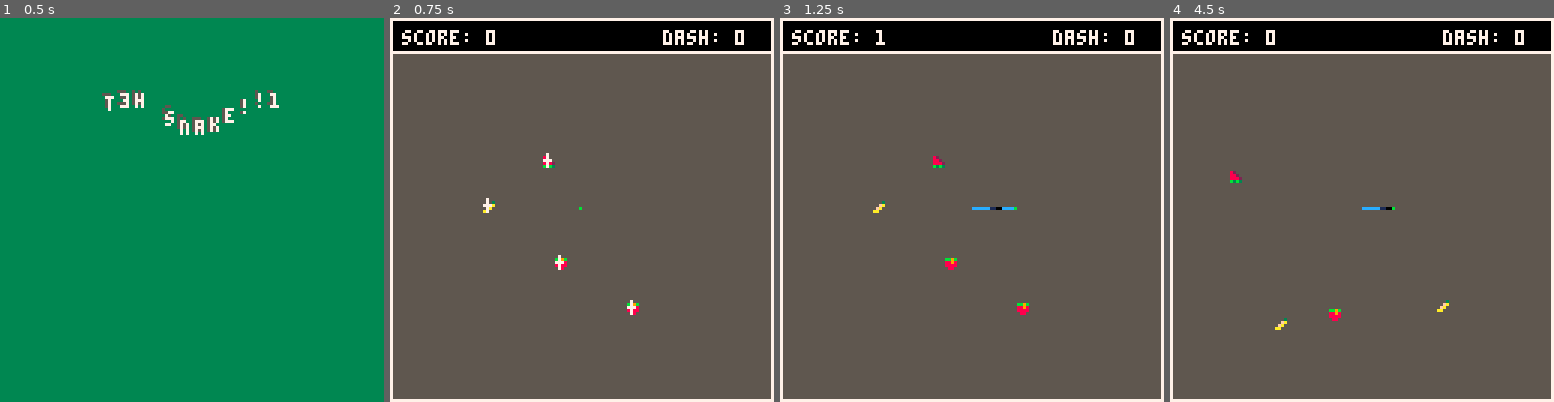
Above: before the commit, frames 1-4 (left to right).
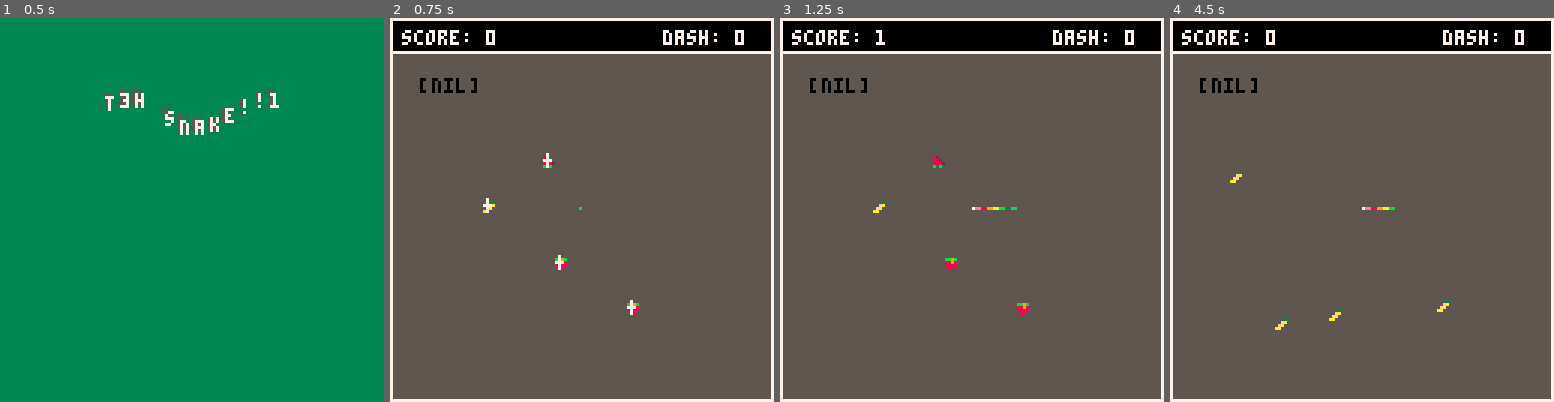
Above: after the commit, the same moments.

Repository: tmelot2/pico-8
Game: PICO-8 cartridge snake-dash/snake-dash-prototype.p8
Two runs of this game, one before a commit and one after it. Both use one fixed random seed, a clock stepped at 60 frames per second and the inputs below.
Inputs:
- Up to frame 1 (0.5 s): tap X (X key) at 0.33 s
- Up to frame 2 (0.75 s): tap O (Z key) at 0.7 s
- Up to frame 3 (1.25 s): tap X (X key) at 1.07 s
- Up to frame 4 (4.5 s): hold Right 1.6-2.1 s; tap O (Z key) every 0.4 s from 1.7 to 4.1 s; tap X (X key) at 1.85, 2.97, 4.08 s; hold Up 2.15-2.42 s; hold Right 2.47-3.03 s; hold Left 3.08-3.58 s; hold Down 3.63-3.97 s; hold Right from 4.02 s (still down)

Frame 1 is identical in both runs. In frame 2, 0.2% of the frame differs, in the area x 7-23%, y 15-20%; in frame 3, 0.3%; in frame 4, 0.5%, in the area x 7-58%, y 15-79%.

Commit message:
Add animated message

Diff:
--- a/snake-dash/snake-dash-prototype.p8
+++ b/snake-dash/snake-dash-prototype.p8
@@ -50,9 +50,9 @@
  rainbow = {7,7,14,14,8,8,9,9,10,10,11,11,3,3,12,12,2,2}
 }
 snakepalette = snakepalettes.texascoralsnake
-snakepalette = snakepalettes.rainbow
 snakepalette = snakepalettes.snakorpion
 snakepalette = snakepalettes.snakezero
+snakepalette = snakepalettes.rainbow
 
 -- food sprites
 foodsprites = {1,2,17}
@@ -71,6 +71,10 @@
 
 -- dead
 circles = {}
+
+-- message
+msgtimer = 0
+shaketime = 6
 
 function _init()
   if (skiptitle==1) then scene = 1 end
@@ -315,7 +319,6 @@
    if (c.tick == 450) then del(crumbs,c) end
 
   if flr(player.x) == flr(c.x) and flr(player.y) == flr(c.y) then
-   score += 1000
    c.deleted = true
   end
   i+=1
@@ -360,6 +363,8 @@
 
   -- hud
   rectfill(0,0,screenwidth, 10, 0)
+  -- message
+  messagedraw()
   -- border
   rect(0,0,screenwidth,screenheight,7)
   rect(0,0,screenwidth,11,7)
@@ -380,6 +385,58 @@
    p.tick+=1
    if (p.tick > 4) then del(shine,p) end
   end
+end
+
+function messageupdate(newmsg, msgtype)
+ msgtimer = 0
+ message = newmsg
+ messagetype = msgtype or 'normal'
+end
+
+function messagedraw()
+ local intensity
+ if messagetype == 'normal' then
+  intensity = 1
+ elseif messagetype == 'shake' then
+  intensity = 2
+ elseif messagetype == 'shakehard' then
+  intensity = 10
+ end
+
+ if msgtimer < 60 then
+  x,y = 10,20
+  if msgtimer < shaketime then
+   if frnd(11)%2==0 then shakerangex = frnd(intensity) else shakerangex = frnd(intensity) end
+   if frnd(11)%2==0 then shakerangey = frnd(intensity) else shakerangey = frnd(intensity) end
+   print(shakerange, 150,150,7)
+   x += shakerangex
+   y += shakerangey
+  end
+  print(message, x, y, 0)
+ end
+ msgtimer += 1
+end
+
+function eatmessage()
+ msgs = {
+  'yum',
+  'delicious',
+  'deliciousioso!!',
+  'so good',
+  'mmm',
+  'tastes like chicken',
+  'woo!'
+ }
+ messageupdate(msgs[frnd(#msgs)], 'shake')
+end
+
+function dasheatmessage()
+ msgs = {
+  'radical',
+  'bodacious',
+  'righteous eating'
+ }
+ messageupdate(msgs[frnd(#msgs)], 'shakehard')
 end
 
 function gameoverdraw()
@@ -574,6 +631,7 @@
  score+=100
  player.l += 20
  spawnfood(1)
+ eatmessage()
 end
 
 function collectfoodextrapoints(p)
@@ -586,6 +644,7 @@
   if (iscolliding({x=pos.x,y=pos.y,w=1,h=1},{x=f.x,y=f.y,w=4,h=4})) then
    collectfood(food,f)
    collectfoodextrapoints(500)
+   dasheatmessage()
   end
  end
 end
